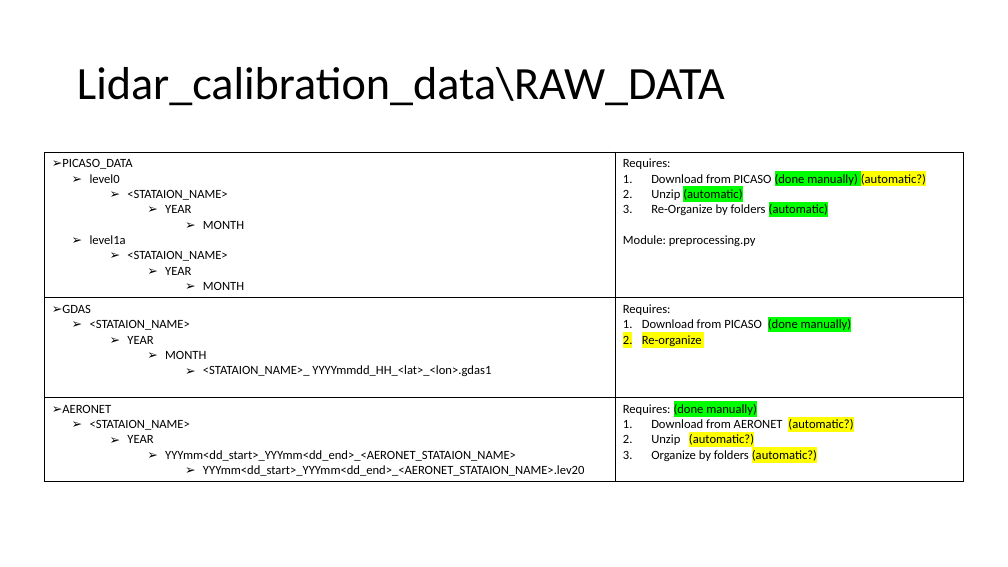
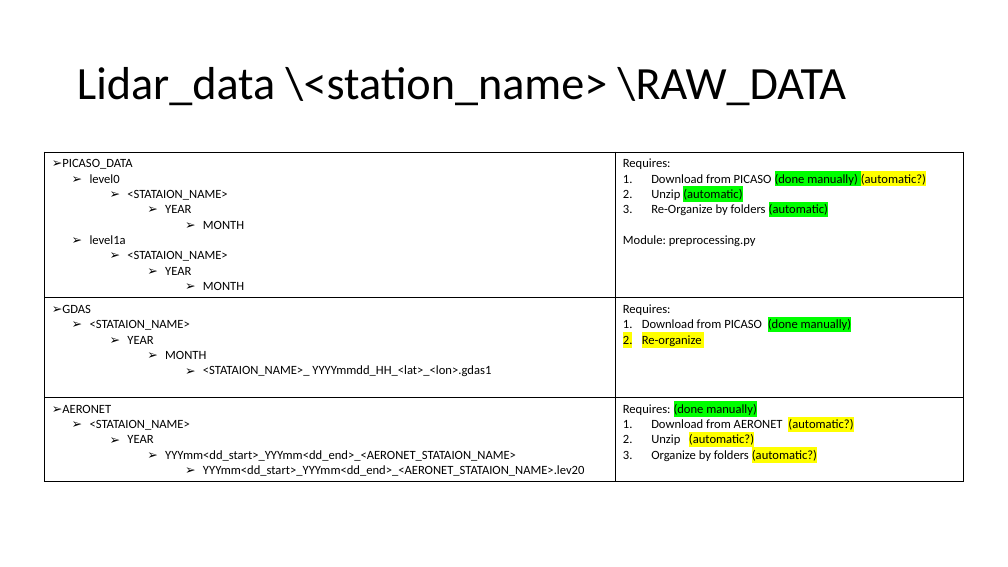
Before and after one commit to Addalin/pyALiDAn, a slide deck: slide 3 of Paths_lidar_learning.pptx. Drawn at 1008x567 pixels with LibreOffice and Linux fonts; fonts in the diff are those of the drawing. Boxes give left, top, right and bottom in pixels: in the first picture for what was removed or moved away, otherwise in the second. Text is boxed around its words. In the diff, an @@ line names an element or a change of style, - is before the commit and + after.

```diff
--- a/Paths_lidar_learning.pptx
+++ b/Paths_lidar_learning.pptx
@@ title at (77,67,846,106): text changed @@
-Lidar_calibration_data\RAW_DATA
+Lidar_data \<station_name> \RAW_DATA
```
Also in this commit, not shown: 4 other slides changed.
